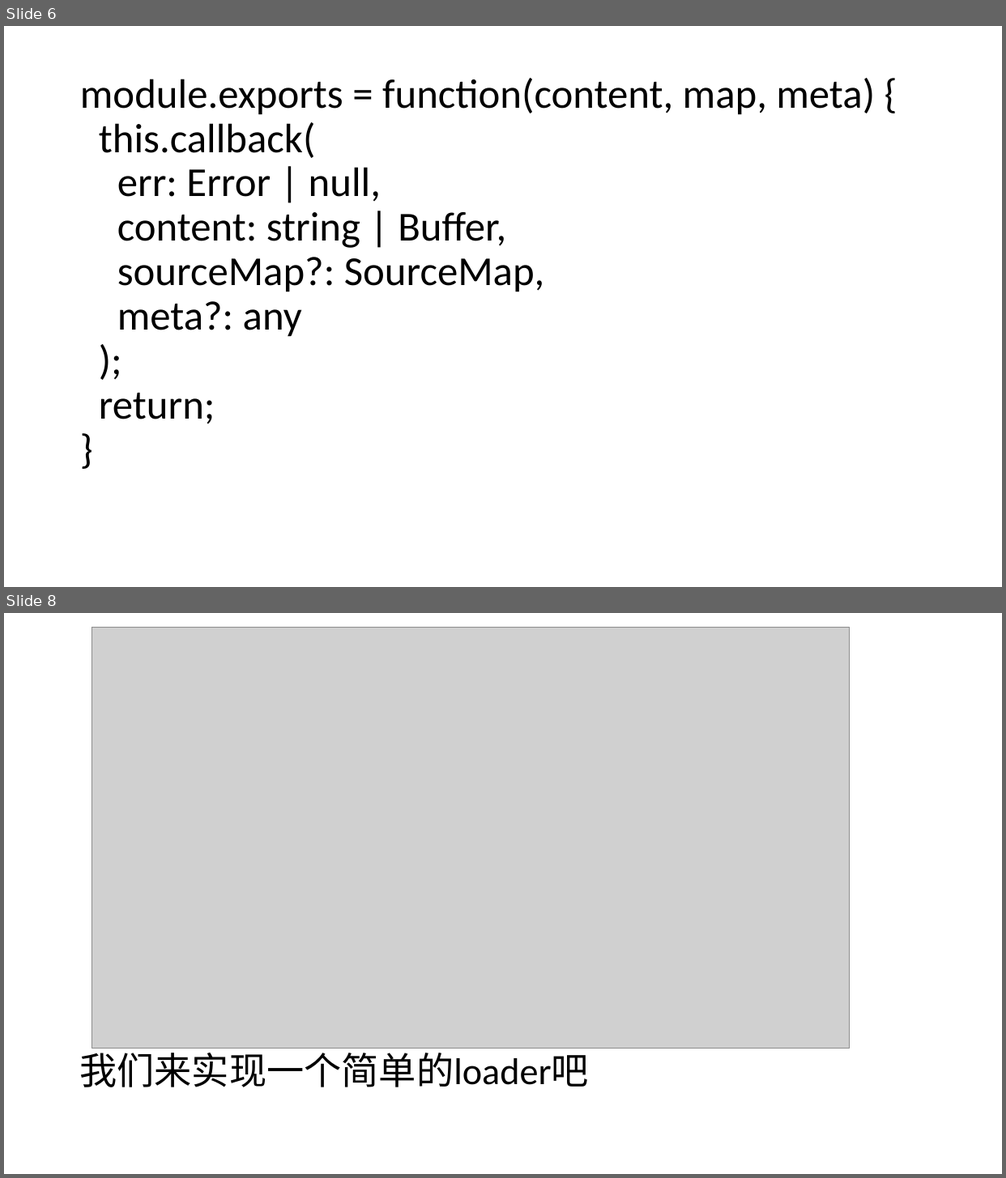
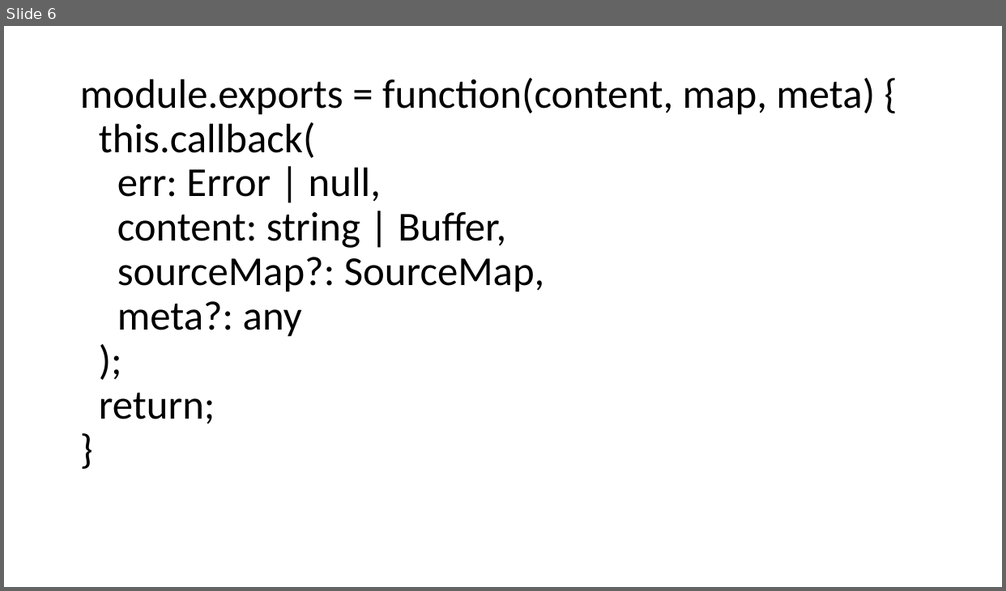
Before and after one commit to tfish-oh/webpack-share, a slide deck: webpack进阶.pptx. Shown one above the other, each under a label of ours: slides 6 and 8 before the commit, slide 6 after it; the slides between them are not shown. The pictures are 1006x1178 and 1006x591 pixels, drawn with LibreOffice and Linux fonts; fonts in the diff are those of the drawing; grey boxes stand for pictures. Boxes give left, top, right and bottom in pixels: in the first picture for what was removed or moved away, otherwise in the second. Text is boxed around its words. In the diff, an @@ line names an element or a change of style, - is before the commit and + after.

```diff
--- a/webpack进阶.pptx
+++ b/webpack进阶.pptx
@@ slide 8 removed at box(4, 613, 1002, 1174), background #FFFFFF @@
@@ picture removed at box(92, 628, 849, 1049) @@
@@ text removed at box(79, 1046, 589, 1088) @@
-我们来实现一个简单的loader吧
```
Also in this commit, not shown: 2 slides changed, 10 slides added, 11 other files.
